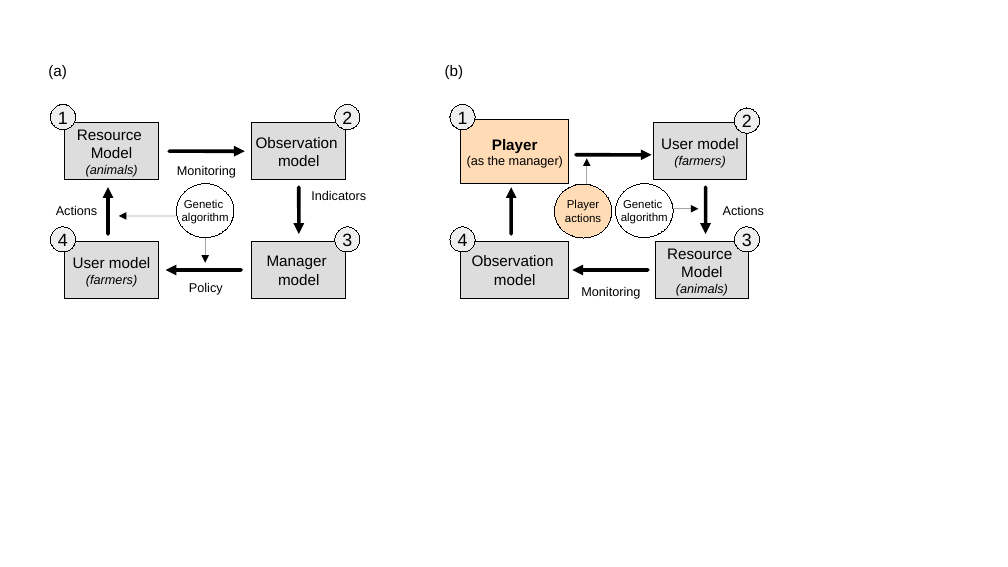
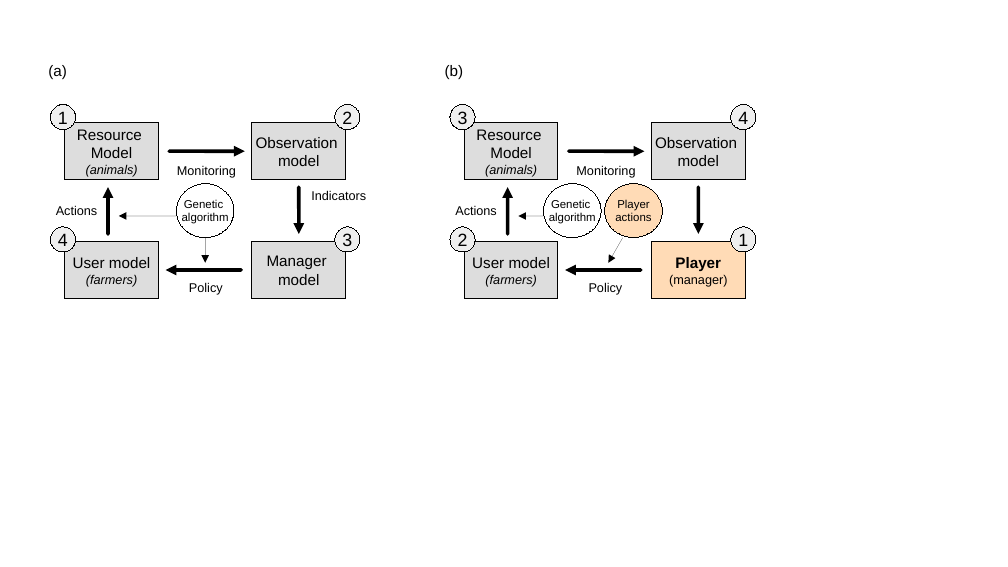
Before and after one commit to jejoenje/ModGamesMS, a slide deck: slide 1 of GMSE_AnF_structure.odp. Drawn at 1008x567 pixels with LibreOffice and Linux fonts; fonts in the diff are those of the drawing. Boxes give left, top, right and bottom in pixels: in the first picture for what was removed or moved away, otherwise in the second. Text is boxed around its words. In the diff, an @@ line names an element or a change of style, - is before the commit and + after.

```diff
--- a/GMSE_AnF_structure.odp
+++ b/GMSE_AnF_structure.odp
@@ ellipse "3" moved from (x1=735, y1=227, x2=760, y2=252) to (x1=450, y1=104, x2=476, y2=130) @@
@@ ellipse "4" moved from (x1=450, y1=227, x2=476, y2=252) to (x1=731, y1=104, x2=756, y2=130) @@
@@ rectangle "Resource" moved from (x1=656, y1=241, x2=749, y2=299) to (x1=465, y1=123, x2=558, y2=180) @@
@@ rectangle "Observation" resized from (x1=461, y1=241, x2=569, y2=299) to (x1=652, y1=123, x2=745, y2=180) @@
@@ text "Monitoring" moved from (x1=581, y1=287, x2=640, y2=299) to (x1=576, y1=165, x2=635, y2=178) @@
@@ arrow moved from (576, 155) - (652, 155) to (569, 151) - (645, 151) @@
@@ text "Actions" moved from (x1=723, y1=206, x2=765, y2=215) to (x1=455, y1=206, x2=497, y2=215) @@
@@ text "Actions" at (x1=455, y1=206, x2=497, y2=215): alignment centre to left @@
@@ arrow moved from (511, 234) - (511, 188) to (508, 234) - (508, 188) @@
@@ ellipse "Genetic" moved from (x1=616, y1=184, x2=673, y2=238) to (x1=543, y1=184, x2=601, y2=238) @@
@@ ellipse "Player" moved from (x1=554, y1=184, x2=612, y2=238) to (x1=605, y1=184, x2=662, y2=238) @@
@@ arrow moved from (706, 188) - (706, 234) to (699, 188) - (699, 234) @@
@@ ellipse "2" moved from (x1=735, y1=108, x2=760, y2=134) to (x1=450, y1=227, x2=476, y2=252) @@
@@ arrow moved from (699, 209) - (673, 209) to (519, 216) - (543, 216) @@
@@ arrow moved from (587, 158) - (587, 184) to (608, 263) - (623, 238) @@
@@ ellipse "1" moved from (x1=450, y1=104, x2=476, y2=130) to (x1=731, y1=227, x2=756, y2=252) @@
@@ rectangle "User model" moved from (x1=653, y1=123, x2=746, y2=180) to (x1=465, y1=241, x2=558, y2=299) @@
@@ rectangle "Player" resized from (x1=461, y1=119, x2=569, y2=184) to (x1=652, y1=241, x2=745, y2=299) @@
@@ arrow moved from (649, 270) - (573, 270) to (641, 270) - (565, 270) @@
@@ text added at (x1=589, y1=282, x2=623, y2=295), 10 pt, text #000000 @@
+Policy
@@ text in rectangle at (x1=669, y1=274, x2=727, y2=287): text changed @@
-(as the manager)
+(manager)
```
Also in this commit, not shown: 11 other files.
